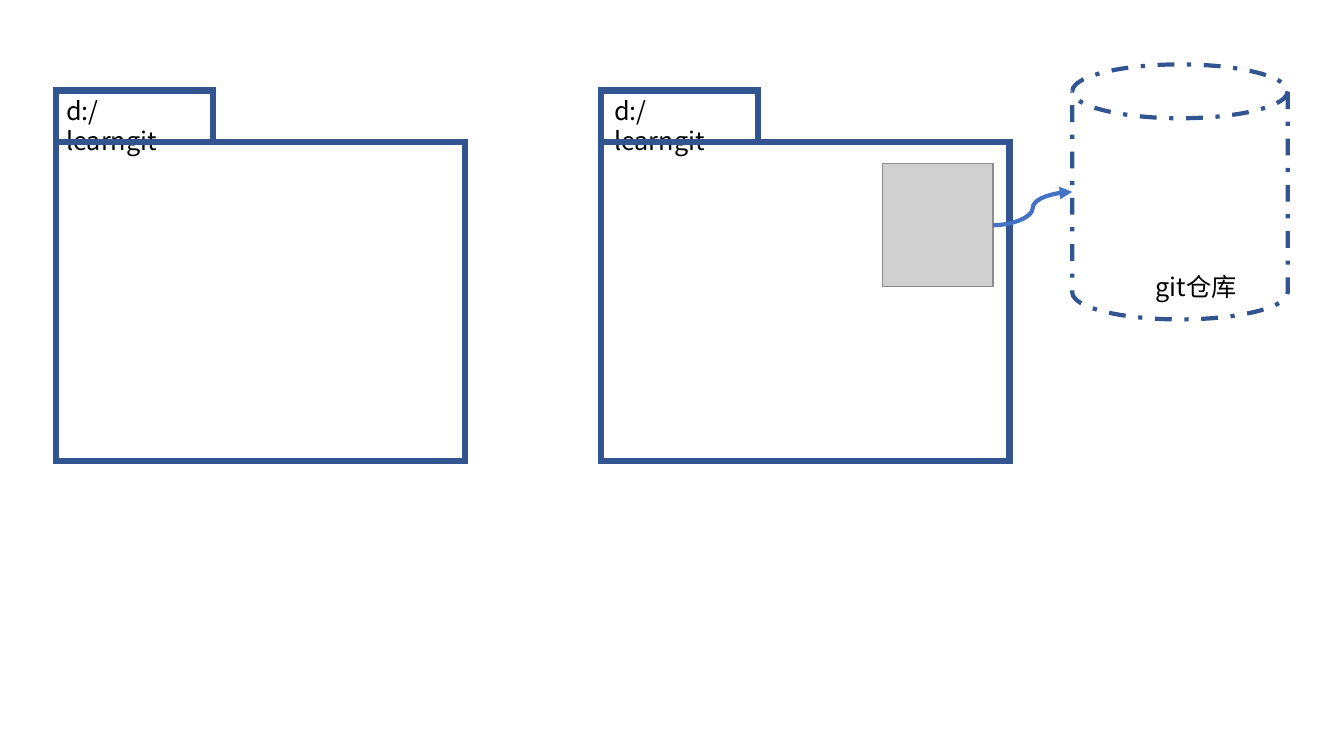
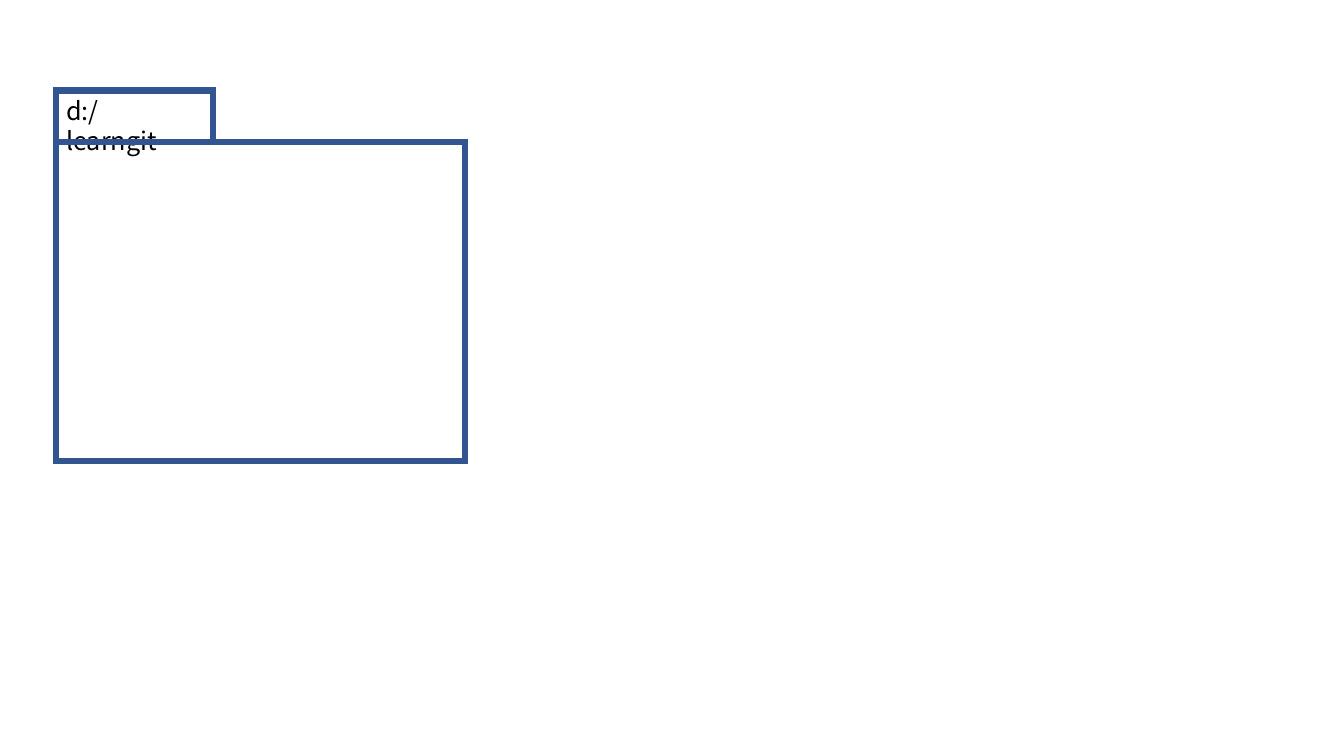
Before and after one commit to fanyouf/04-git, a slide deck: slide 1 of ppt.pptx. Drawn at 1344x756 pixels with LibreOffice and Linux fonts; fonts in the diff are those of the drawing; grey boxes stand for pictures. Boxes give left, top, right and bottom in pixels: in the first picture for what was removed or moved away, otherwise in the second. Text is boxed around its words. In the diff, an @@ line names an element or a change of style, - is before the commit and + after.

```diff
--- a/ppt.pptx
+++ b/ppt.pptx
@@ cylinder removed at [1073, 65, 1289, 320] @@
@@ rectangle removed at [601, 91, 758, 143] @@
@@ text removed at [614, 100, 705, 157] @@
-d:/learngit
@@ rectangle removed at [601, 142, 1009, 462] @@
@@ picture removed at [883, 163, 993, 287] @@
@@ curved arrow removed from (993, 225) to (1073, 192) @@
@@ text removed at [1156, 275, 1237, 303] @@
-git仓库
```
Also in this commit, not shown: 3 slides added, 7 other files.
